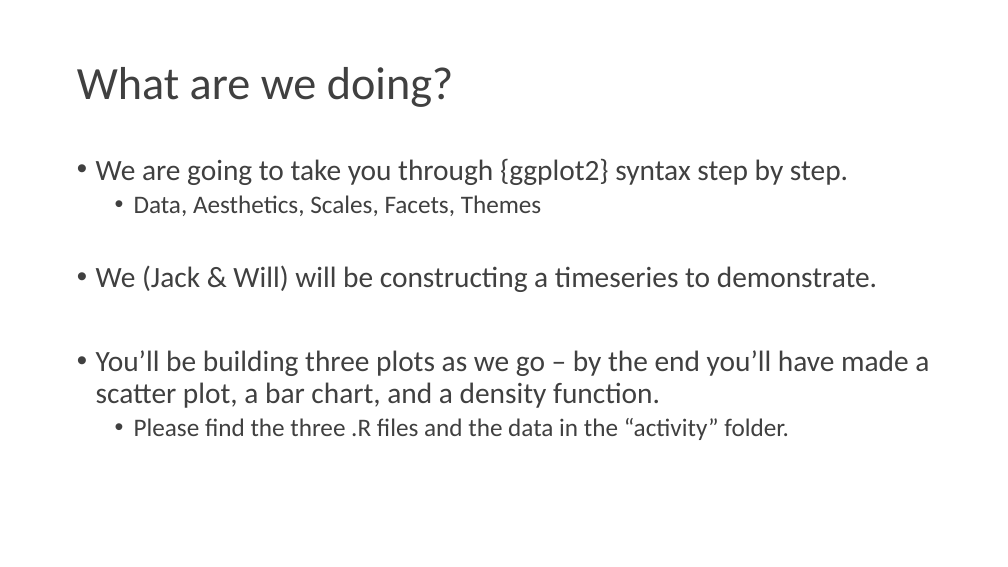
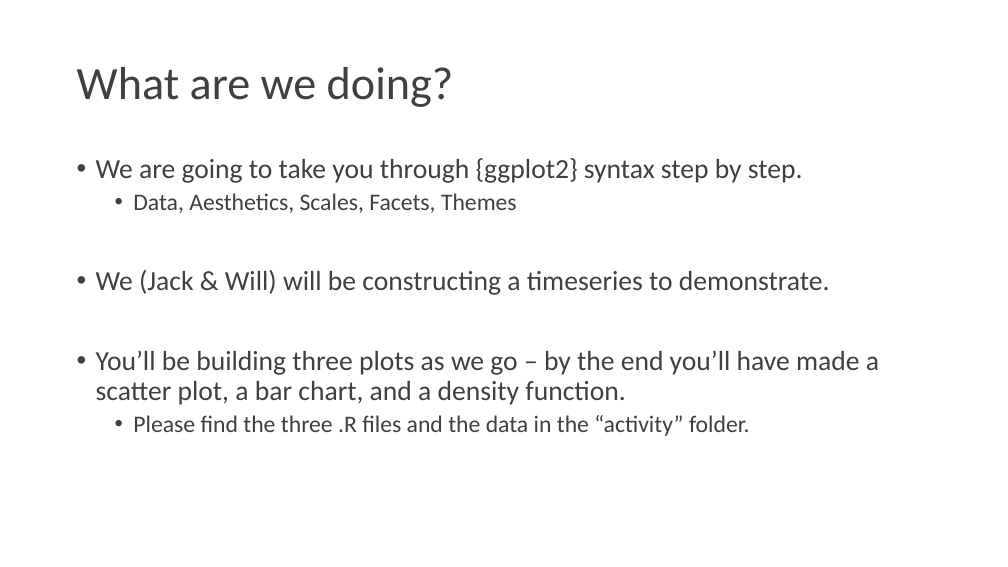
Before and after one commit to lucy-web-0812/r-course, a slide deck: slide 6 of workshop_dataviz/activities/dataviz.pptx. Drawn at 1008x567 pixels with LibreOffice and Linux fonts; fonts in the diff are those of the drawing. Boxes give left, top, right and bottom in pixels: in the first picture for what was removed or moved away, otherwise in the second. Text is boxed around its words. In the diff, an @@ line names an element or a change of style, - is before the commit and + after.

```diff
--- a/workshop_dataviz/activities/dataviz.pptx
+++ b/workshop_dataviz/activities/dataviz.pptx
@@ text "We are going to take ..." at <box>96,158,879,436</box>: size 28 to 26.3 pt in "We are going to take you through ...", "We (Jack & Will) will be constructing ...", "You’ll be building three plots as we ..."; size 24 to 22.6 pt in "Data, Aesthetics, Scales, Facets, Themes", "Please find the three .R files and ..." @@
```
Also in this commit, not shown: 2 other slides changed.
